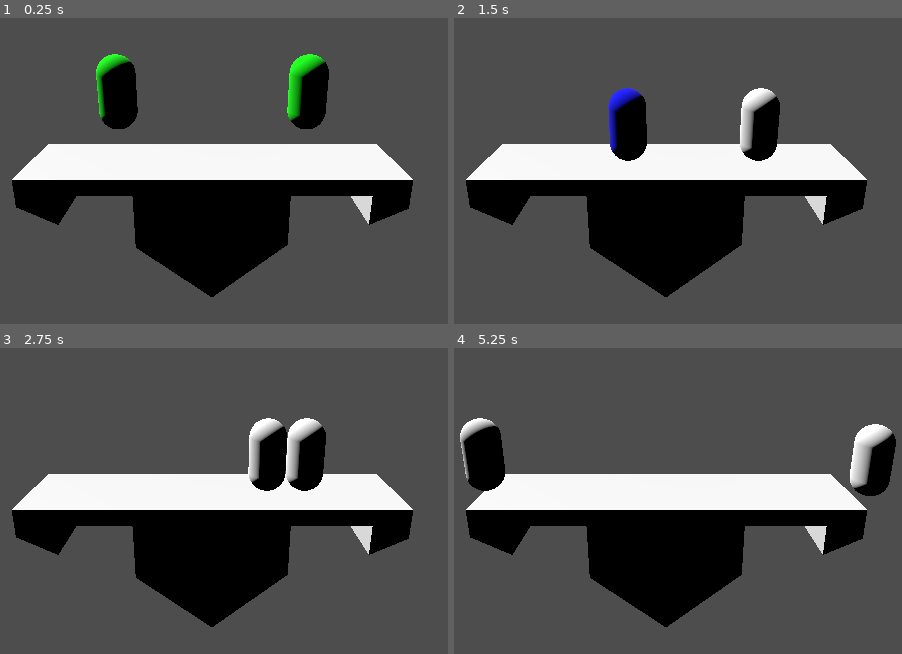
Above: before the commit, frames 1-4 (two rows, left to right).
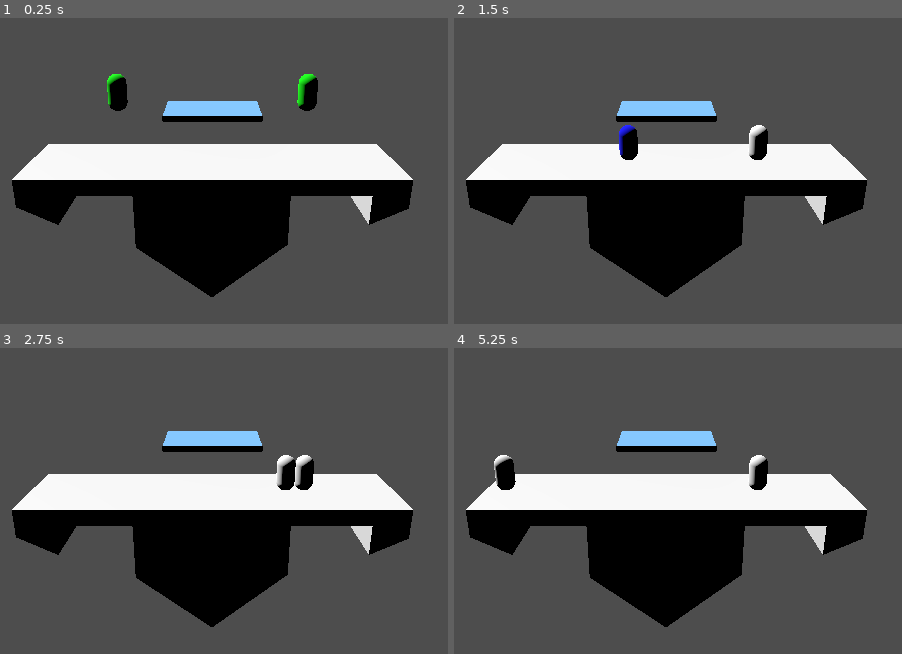
Above: after the commit, the same moments.

Repository: notBjorn/Supremely-Skilled-Battle-Mayhem
Game: Godot game, scene res://MainStage.tscn
Same seed, same stepped clock (60 frames per second), same inputs: the game is played once before the commit and once after it.
Inputs (mouse positions are in pixels of both pictures, inside the frame that each line leads up to):
- Up to frame 1 (0.25 s): no input
- Up to frame 2 (1.5 s): move the mouse to (843, 97) at 0.52 s; hold D (p1_move_right) 0.53-1.28 s; tap F (p1_attack) at 0.6 s; click (843, 97) at 0.67 s; tap W (p1_jump) at 0.77 s; tap Enter at 1.25 s; move the mouse to (507, 143) at 1.27 s; hold S (p1_down) from 1.28 s (still down); tap E (p1_dodge) at 1.35 s
- Up to frame 3 (2.75 s): tap W (p1_jump) at 1.52 s; move the mouse to (291, 351) at 2.02 s; release S (p1_down) at 2.03 s; hold D (p1_move_right) from 2.03 s (still down); tap Q (p1_shield) at 2.1 s
- Up to frame 4 (5.25 s): tap Space at 2.75 s; move the mouse to (628, 540) at 2.77 s; tap G (p1_special) at 2.85 s; click (628, 540) at 2.92 s; tap W (p1_jump) at 3.02, 3.77, 4.52 s; move the mouse to (outside the picture) at 3.52 s; release D (p1_move_right) at 3.53 s; hold A (p1_move_left) 3.53-5.03 s; tap F (p1_attack) at 3.6 s; move the mouse to (outside the picture) at 4.27 s; tap E (p1_dodge) at 4.35 s; move the mouse to (704, 448) at 5.02 s; hold S (p1_down) from 5.03 s (still down); tap Q (p1_shield) at 5.1 s; click (704, 448) at 5.17 s

The runs differ from the first frame. In frame 1, 4.7% of the frame differs, in the area x 21-74%, y 11-37%; in frame 2, 3.9%; in frame 3, 4.5%; in frame 4, 5.8%, in the area x 1-99%, y 22-49%.

Commit message:
Add platform, double jump, drop-through, and rescale fighters
Scale character capsule down to fit the stage. Add a one-way blue
platform above the main stage. Players get a second air jump and can
drop through the platform by holding down/S.

Diff:
--- a/MainStage.tscn
+++ b/MainStage.tscn
@@ -8,6 +8,15 @@
 
 [sub_resource type="BoxShape3D" id="BoxShape3D_a0tk4"]
 size = Vector3(10, 22, 4)
+
+[sub_resource type="BoxShape3D" id="BoxShape3D_plat"]
+size = Vector3(1.5, 0.15, 2.5)
+
+[sub_resource type="BoxMesh" id="BoxMesh_plat"]
+size = Vector3(1.5, 0.15, 2.5)
+
+[sub_resource type="StandardMaterial3D" id="StdMat_plat"]
+albedo_color = Color(0.45, 0.7, 0.95, 1)
 
 [node name="Main Stage" type="Node3D" unique_id=1020640790]
 
@@ -57,6 +66,18 @@
 dodge_action = "p2_dodge"
 spawn_position = Vector3(0, 3, -2.5)
 
+[node name="Platform" type="StaticBody3D" parent="."]
+transform = Transform3D(1, 0, 0, 0, 1, 0, 0, 0, 1, 0, 1.7, 0)
+collision_layer = 2
+collision_mask = 0
+
+[node name="PlatformShape" type="CollisionShape3D" parent="Platform"]
+shape = SubResource("BoxShape3D_plat")
+
+[node name="PlatformMesh" type="MeshInstance3D" parent="Platform"]
+mesh = SubResource("BoxMesh_plat")
+material_override = SubResource("StdMat_plat")
+
 [node name="Camera3D" type="Camera3D" parent="." unique_id=1147411128]
 transform = Transform3D(-4.371139e-08, -0.309017, 0.95105654, 0, 0.95105654, 0.309017, -1, 1.3507562e-08, -4.1572e-08, 11, 5, 0)
 current = true
--- a/character_body_3d.tscn
+++ b/character_body_3d.tscn
@@ -3,12 +3,15 @@
 [ext_resource type="Script" uid="uid://crirs0tb8ahm1" path="res://scripts/fighter_controller.gd" id="1_iwpo4"]
 
 [sub_resource type="CapsuleMesh" id="CapsuleMesh_bu0v1"]
+radius = 0.25
+height = 1.0
 
 [sub_resource type="CapsuleShape3D" id="CapsuleShape3D_iwpo4"]
-radius = 0.51
-height = 2.025
+radius = 0.25
+height = 1.0
 
 [node name="CharacterBody3D" type="CharacterBody3D" unique_id=955434138]
+collision_mask = 3
 script = ExtResource("1_iwpo4")
 
 [node name="MeshInstance3D" type="MeshInstance3D" parent="." unique_id=522193610]
--- a/scripts/fighter_controller.gd
+++ b/scripts/fighter_controller.gd
@@ -39,6 +39,11 @@
 @export var bounds_z := 19.0
 @export var lower_death_y := -12.0
 @export var upper_death_y := 12.0
+@export var max_jumps := 2
+@export var double_jump_velocity_scale := 0.95
+@export var drop_through_duration := 0.3
+@export var ground_layer_bit := 1
+@export var platform_layer_bit := 2
 
 @export var attack_damage := 7.0
 @export var attack_duration := 0.36
@@ -66,6 +71,8 @@
 var input_event_count := 0
 var last_input_action := ""
 var last_started_action := ""
+var jumps_used := 0
+var drop_through_remaining := 0.0
 
 var mesh_instance: MeshInstance3D
 var state_material: StandardMaterial3D
@@ -80,12 +87,16 @@
 	if mesh_instance:
 		mesh_instance.material_override = state_material
 	_ensure_hitbox()
+	collision_mask = ground_layer_bit | platform_layer_bit
 	_set_state(STATE_IDLE)
 	add_to_group("fighters")
 
 func _physics_process(delta: float) -> void:
 	if _is_out_of_bounds():
 		_respawn()
+	_check_drop_through_input()
+	_tick_drop_through(delta)
+	_update_collision_mask()
 	_tick_action_locks(delta)
 	if action_lock_remaining > 0.0:
 		_queue_action_during_lock()
@@ -158,7 +169,7 @@
 		hitbox_shape.name = "HitboxShape"
 		hitbox.add_child(hitbox_shape)
 	var box := BoxShape3D.new()
-	box.size = Vector3(1.3, 1.45, 1.05)
+	box.size = Vector3(0.65, 0.725, 0.525)
 	hitbox_shape.shape = box
 	hitbox_shape.disabled = true
 
@@ -200,8 +211,7 @@
 		ACTION_SPECIAL:
 			_start_attack(special_damage, special_duration, special_active_time, special_base_knockback, special_knockback_scale)
 		ACTION_JUMP:
-			if is_on_floor():
-				velocity.y = jump_velocity
+			_try_jump()
 			_set_state(STATE_JUMP)
 		ACTION_SHIELD:
 			if is_on_floor():
@@ -260,8 +270,30 @@
 func _apply_gravity(delta: float) -> void:
 	if not is_on_floor():
 		velocity.y = maxf(velocity.y - gravity * delta, -fall_speed_limit)
-	elif velocity.y < 0.0:
-		velocity.y = 0.0
+	else:
+		if velocity.y < 0.0:
+			velocity.y = 0.0
+		jumps_used = 0
+
+func _try_jump() -> bool:
+	if jumps_used >= max_jumps:
+		return false
+	var scale_factor := 1.0 if jumps_used == 0 else double_jump_velocity_scale
+	velocity.y = jump_velocity * scale_factor
+	jumps_used += 1
+	return true
+
+func _check_drop_through_input() -> void:
+	if _pressed_once(down_action) and is_on_floor():
+		drop_through_remaining = drop_through_duration
+
+func _tick_drop_through(delta: float) -> void:
+	if drop_through_remaining > 0.0:
+		drop_through_remaining = maxf(drop_through_remaining - delta, 0.0)
+
+func _update_collision_mask() -> void:
+	var pass_through := drop_through_remaining > 0.0 or velocity.y > 0.01
+	collision_mask = ground_layer_bit if pass_through else (ground_layer_bit | platform_layer_bit)
 
 func _update_passive_state() -> void:
 	if action_lock_remaining > 0.0:
@@ -276,7 +308,7 @@
 func _position_hitbox() -> void:
 	if hitbox == null:
 		return
-	hitbox.position = Vector3(0.0, 0.2, facing_z * 0.95)
+	hitbox.position = Vector3(0.0, 0.1, facing_z * 0.475)
 
 func _set_hitbox_enabled(enabled: bool) -> void:
 	if hitbox == null or hitbox_shape == null:
@@ -314,5 +346,7 @@
 	damage_percent = 0.0
 	action_lock_remaining = 0.0
 	queued_action = ""
+	jumps_used = 0
+	drop_through_remaining = 0.0
 	_disable_hitbox()
 	_set_state(STATE_IDLE)
